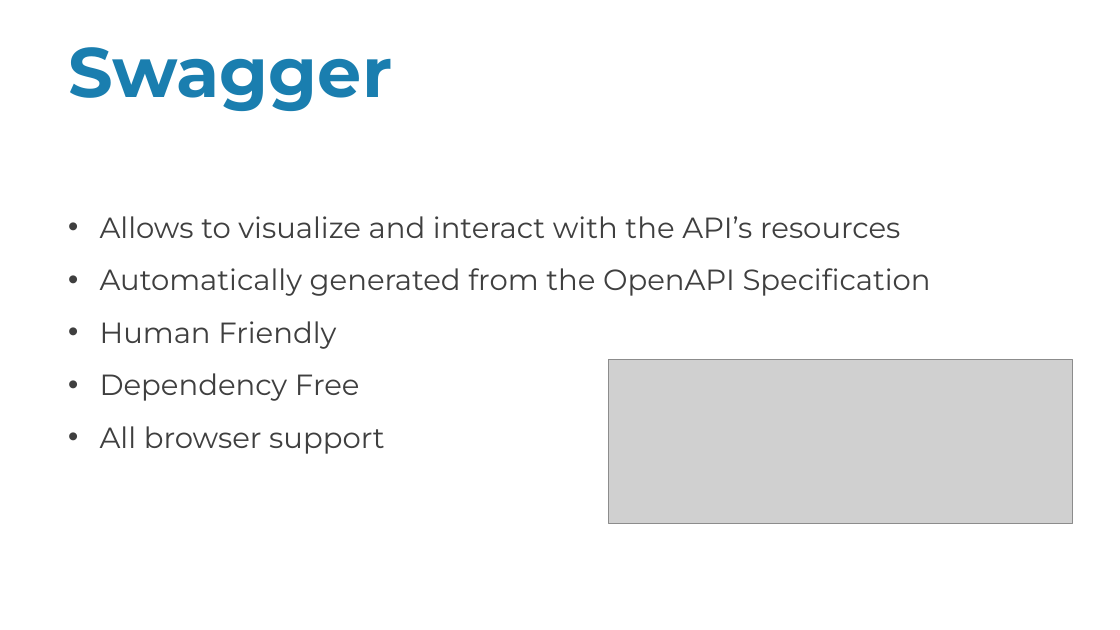
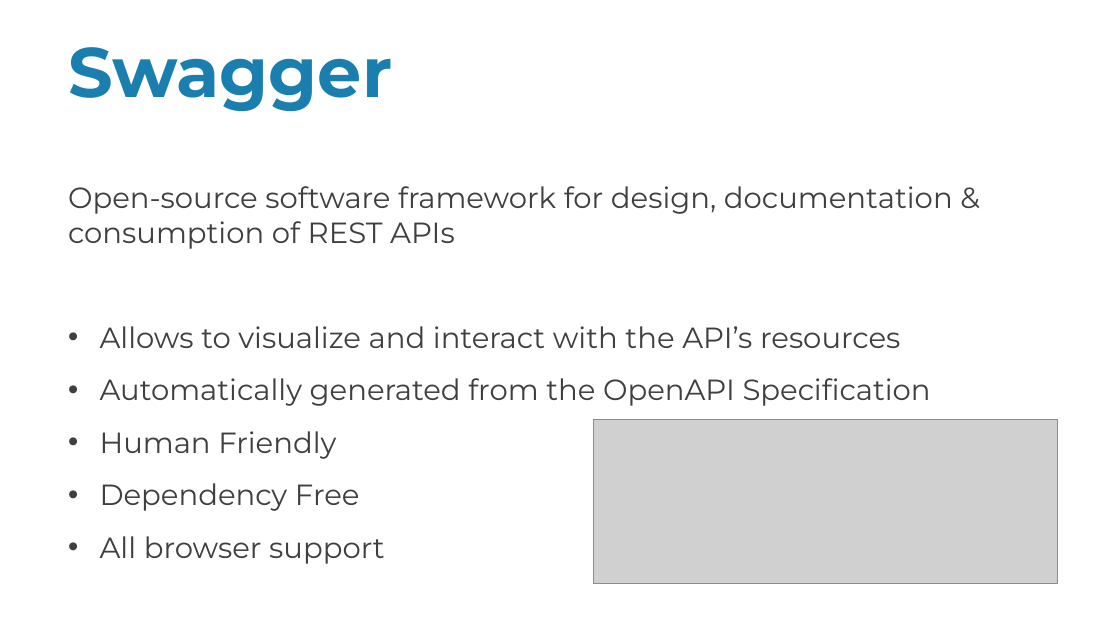
Before and after one commit to alainkhouryy/Project-integration, a slide deck: slide 12 of presentation/Final-Pres.pptx. Drawn at 1120x630 pixels with LibreOffice and Linux fonts; fonts in the diff are those of the drawing; grey boxes stand for pictures. Boxes give left, top, right and bottom in pixels: in the first picture for what was removed or moved away, otherwise in the second. Text is boxed around its words. In the diff, an @@ line names an element or a change of style, - is before the commit and + after.

```diff
--- a/presentation/Final-Pres.pptx
+++ b/presentation/Final-Pres.pptx
@@ text "Open-source software framework for design, ...": place and size @@
-text "Open-source software framework for design, ..." at <box>100,216,931,454</box>
+text "Open-source software framework for design, ..." at <box>68,186,953,564</box>
@@ text at <box>68,186,953,249</box>: paragraph added @@
+Open-source software framework for design, documentation & consumption of REST APIs
@@ picture: place and size @@
-picture at <box>609,360,1073,523</box>
+picture at <box>593,420,1057,584</box>
```
Also in this commit, not shown: 21 other slides changed, 3 slides added.
